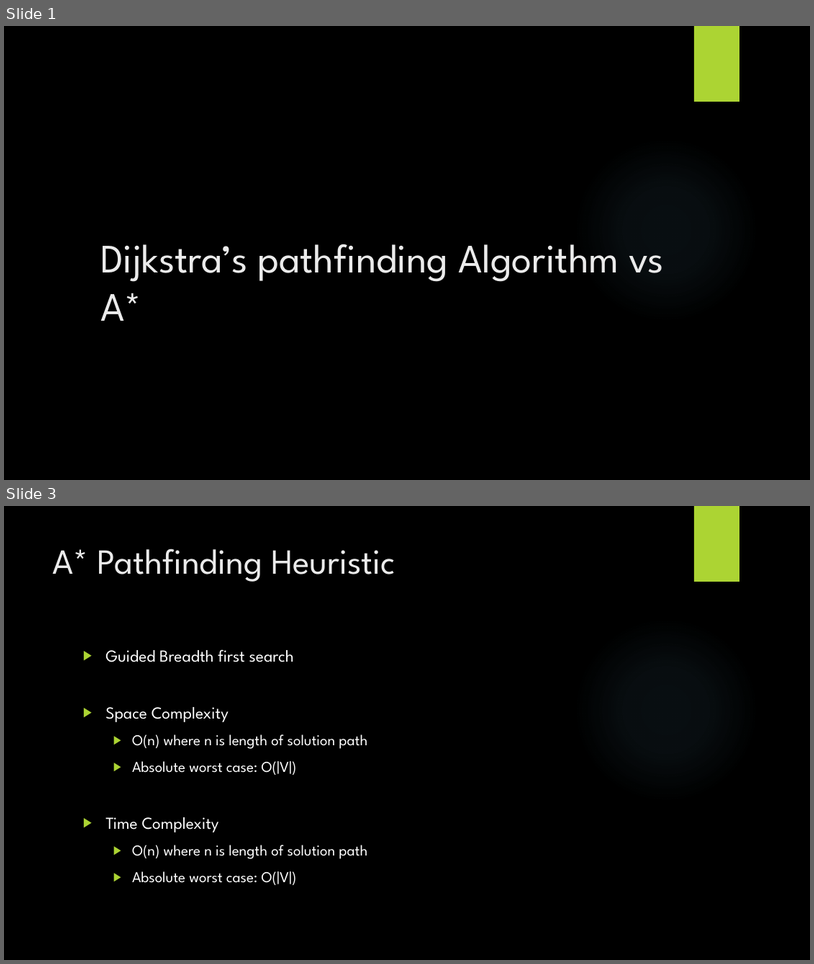
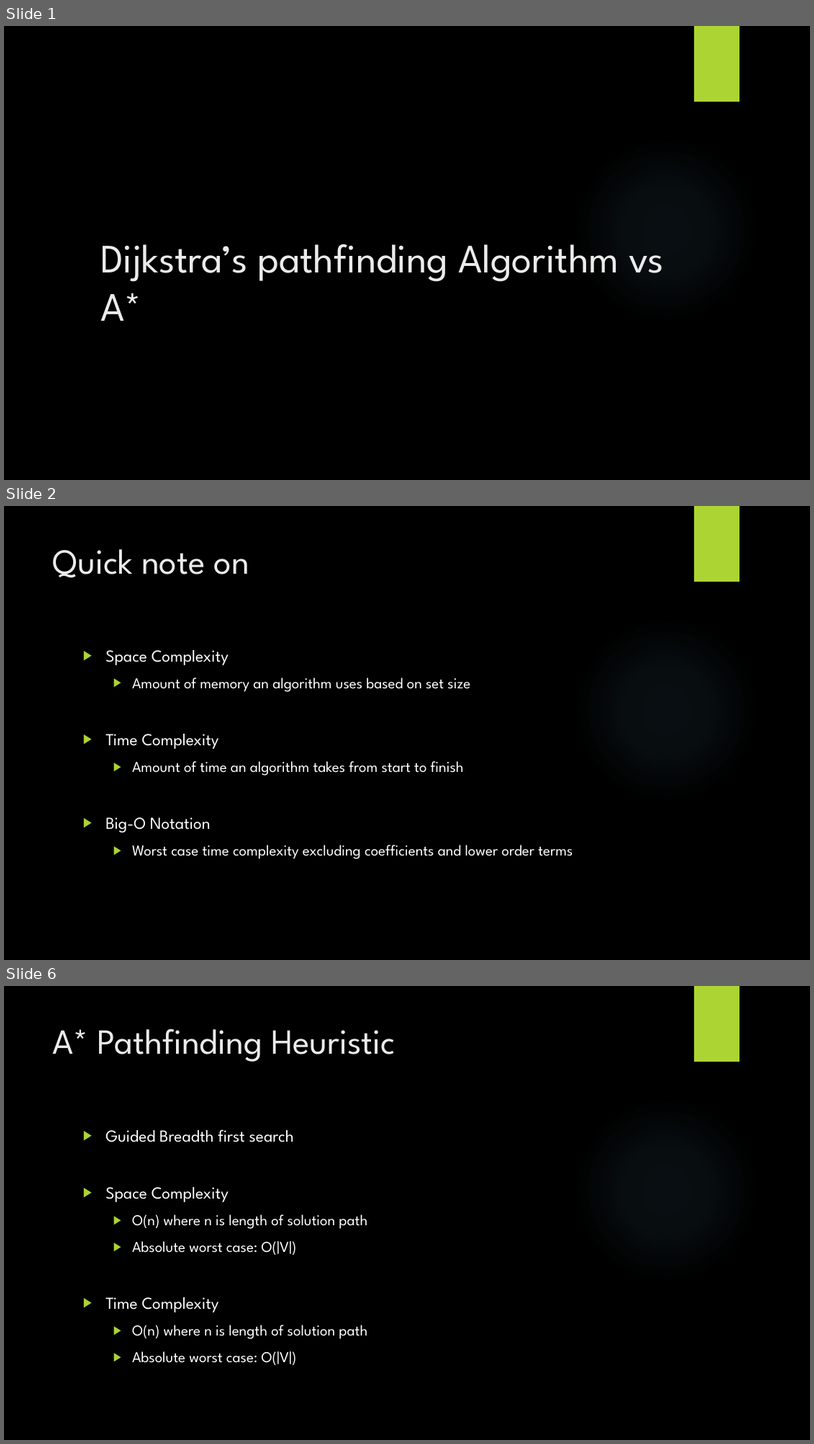
Before and after one commit to StevenPG/GraphTheoryProject2016, a slide deck: Documents/GraphTheoryPresentation.pptx. Shown one above the other, each under a label of ours: slides 1 and 3 before the commit, slides 1, 2 and 6 after it; the slides between them are not shown. The pictures are 814x964 and 814x1444 pixels, drawn with LibreOffice and Linux fonts; fonts in the diff are those of the drawing; background and template pictures are left out. Boxes give left, top, right and bottom in pixels: in the first picture for what was removed or moved away, otherwise in the second. Text is boxed around its words. In the diff, an @@ line names an element or a change of style, - is before the commit and + after.

```diff
--- a/Documents/GraphTheoryPresentation.pptx
+++ b/Documents/GraphTheoryPresentation.pptx
@@ slide 2 added at bbox=[4, 506, 810, 960], background picture (left out); not listed: 2 template elements that a slide beside it also shows @@
@@ title added at bbox=[53, 549, 250, 578], 42 pt, text #EBEBEB @@
+Quick note on
@@ text added at bbox=[106, 650, 573, 859], 18 pt, text #FFFFFF @@
+▶ Space Complexity
+  ▶ Amount of memory an algorithm uses based on set size
+▶ Time Complexity
+  ▶ Amount of time an algorithm takes from start to finish
+▶ Big-O Notation
+  ▶ Worst case time complexity excluding coefficients and lower order terms
@@ what was slide 3 is now slide 6 @@
```
Also in this commit, not shown: 2 slides changed, 6 other slides added, 4 slides removed.
